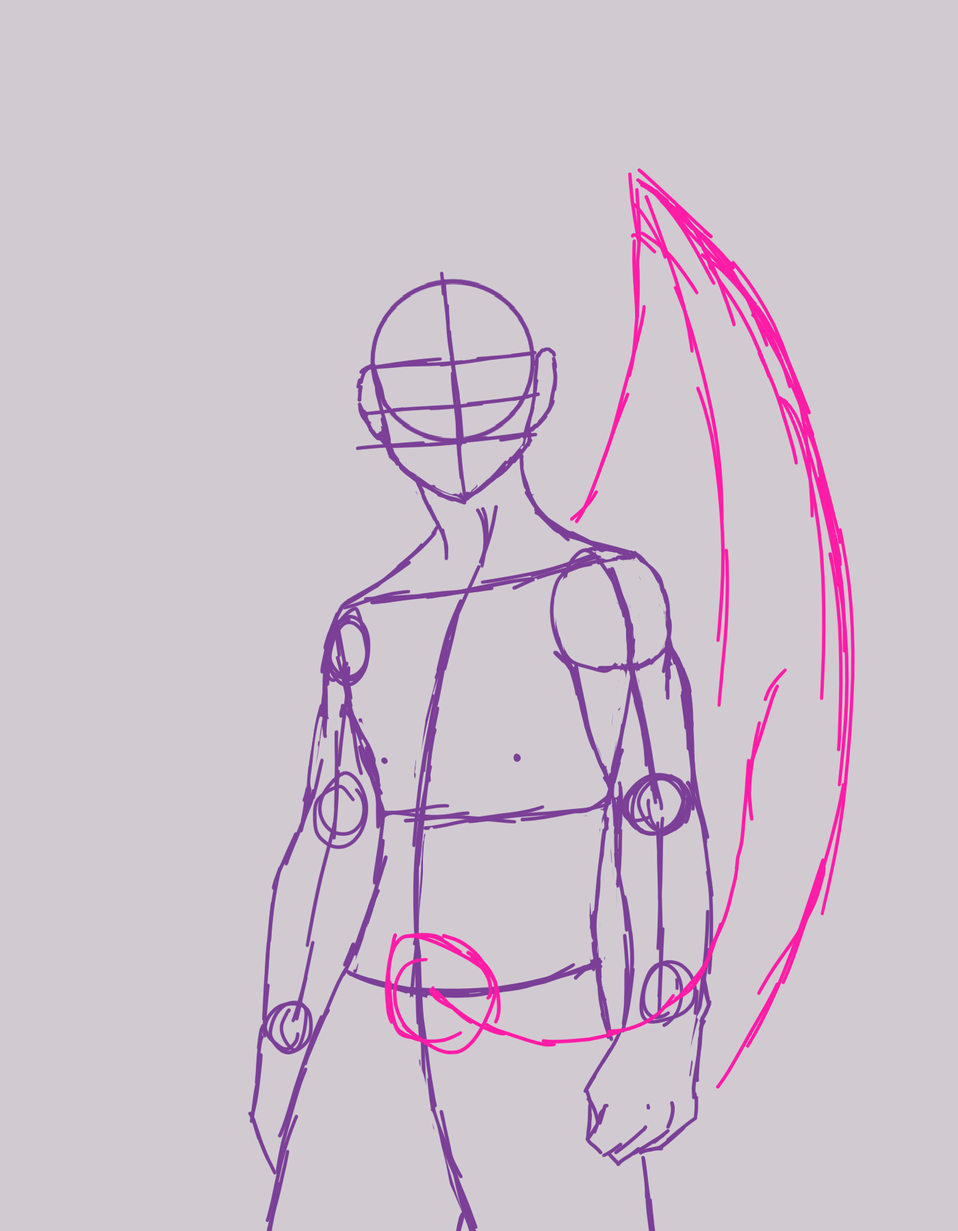
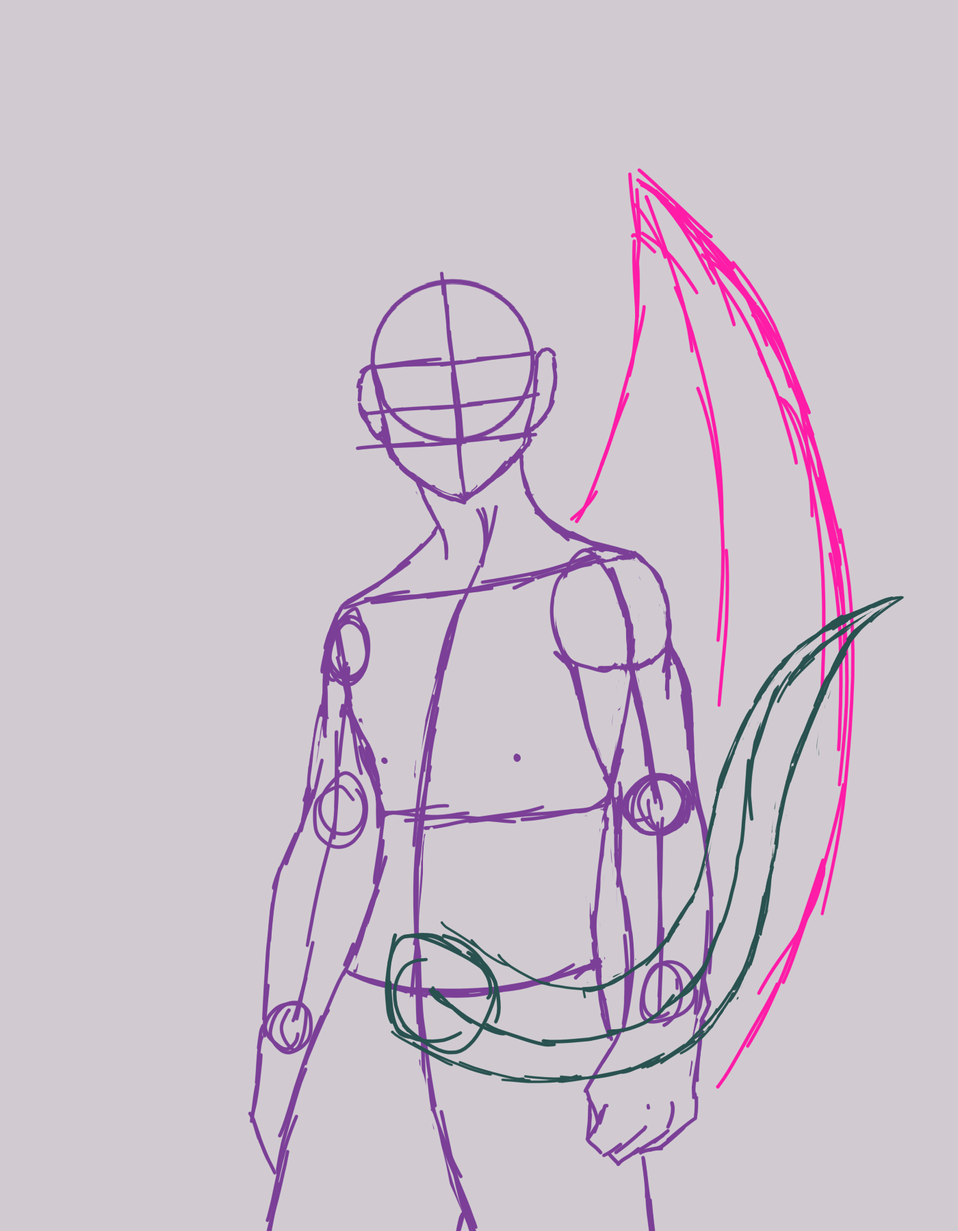
Comparing the layer stacks of the two 958 x 1231 images. Changes:
painted on "Pintar camada 2" over [384, 595, 904, 1084]
painted on "Pintar camada 1" over [384, 595, 904, 1084]
painted on "Plano de fundo" over [384, 595, 904, 1084]
